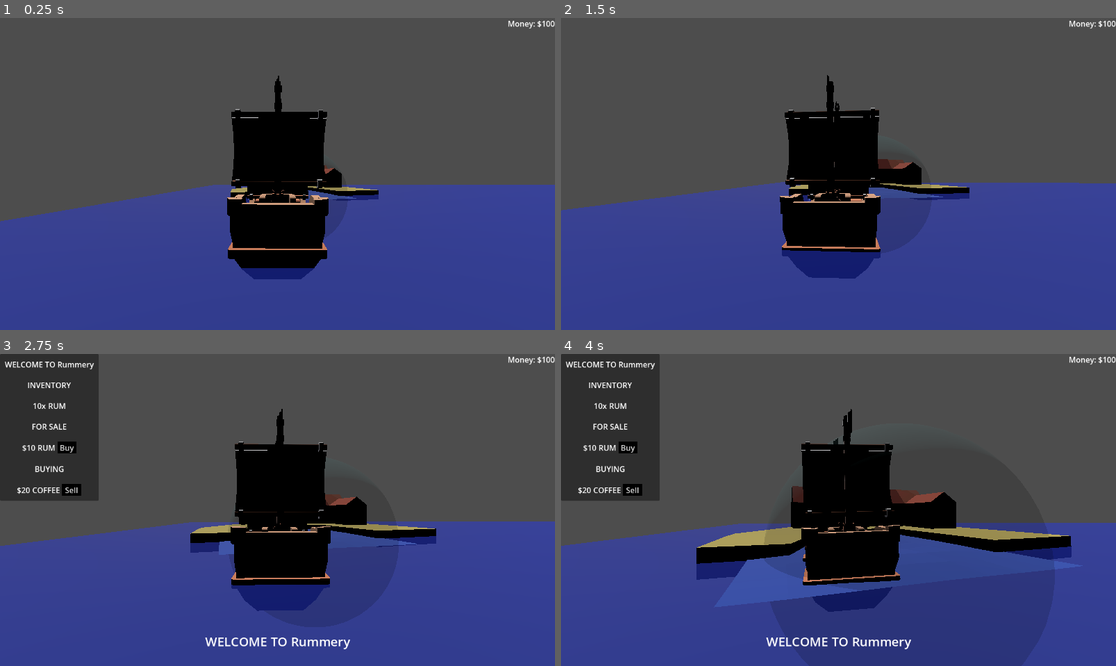
Above: before the commit, frames 1-4 (two rows, left to right).
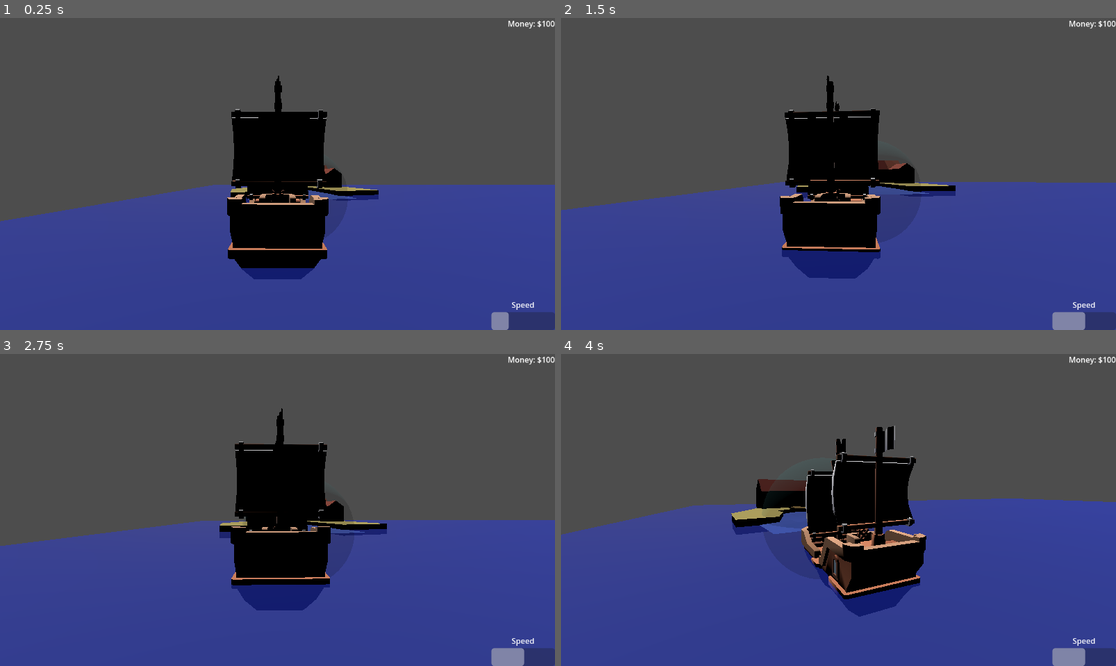
Above: after the commit, the same moments.

Repository: josephshell/UnnamedSailingGame
Game: Godot game, scene res://scenes/Main.tscn
Same seed, same stepped clock (60 frames per second), same inputs: the game is played once before the commit and once after it.
Inputs (mouse positions are in pixels of both pictures, inside the frame that each line leads up to):
- Up to frame 1 (0.25 s): no input
- Up to frame 2 (1.5 s): move the mouse to (866, 174) at 0.52 s; hold E (interact) 0.53-1.28 s; hold W (move_forward) from 0.53 s (still down); tap Space (jump) at 0.77 s; move the mouse to (810, 174) at 1.27 s; tap E (interact) at 1.35 s
- Up to frame 3 (2.75 s): keep holding W (move_forward); tap Space (jump) at 1.52 s; move the mouse to (288, 503) at 2.02 s; hold E (interact) from 2.03 s (still down)
- Up to frame 4 (4 s): move the mouse to (810, 572) at 2.77 s; release E (interact) at 2.78 s; tap E (interact) at 2.85 s; tap Space (jump) at 3.02, 3.77 s; move the mouse to (1005, 556) at 3.52 s; release W (move_forward) at 3.53 s; hold A (move_left) from 3.53 s (still down); hold E (interact) from 3.53 s (still down)

The runs differ from the first frame. In frame 1, 0.7% of the frame differs, in the area x 88-100%, y 91-100%; in frame 2, 1.6%; in frame 3, 11%; in frame 4, 25%, in the area x 0-100%, y 0-100%.

Commit message:
Added incremental speed system

Diff:
--- a/scenes/Main.tscn
+++ b/scenes/Main.tscn
@@ -30,9 +30,7 @@
 [node name="MovementComponent" type="Node" parent="." unique_id=2013110661]
 unique_name_in_owner = true
 script = ExtResource("4_rcedf")
-movement_force = 100.0
 turning_torque = 100.0
-max_speed = 15.0
 metadata/_custom_type_script = "uid://c1xlsw4e8yell"
 
 [node name="CameraController" type="Node" parent="." unique_id=1466040527 node_paths=PackedStringArray("character", "camera")]
@@ -134,7 +132,9 @@
 [node name="PlayerHud" parent="." unique_id=1893105796 instance=ExtResource("9_q8u5g")]
 unique_name_in_owner = true
 
+[connection signal="backwards_pressed" from="InputComponent" to="." method="_on_input_component_backwards_pressed"]
 [connection signal="exit_pressed" from="InputComponent" to="." method="_on_input_component_exit_pressed"]
+[connection signal="forwards_pressed" from="InputComponent" to="." method="_on_input_component_forwards_pressed"]
 [connection signal="interact_pressed" from="InputComponent" to="." method="_on_input_component_interact_pressed"]
 [connection signal="mouse_moved" from="InputComponent" to="." method="_on_input_component_mouse_moved"]
 [connection signal="movement_pressed" from="InputComponent" to="." method="_on_input_component_movement_pressed"]
--- a/scenes/boat/boat.tscn
+++ b/scenes/boat/boat.tscn
@@ -1,9 +1,9 @@
 [gd_scene format=3 uid="uid://b1qi60wyfkxxj"]
 
-[ext_resource type="Script" uid="uid://bf068gmbjqsqk" path="res://buoyancy/boat/boat.gd" id="1_51e06"]
-[ext_resource type="Script" uid="uid://duo4rg3igxprv" path="res://buoyancy/float/float_component.gd" id="2_8s4rw"]
-[ext_resource type="Script" uid="uid://ej7dgddrftdw" path="res://buoyancy/float/buoy.gd" id="3_fjqcs"]
-[ext_resource type="PackedScene" uid="uid://y06tx66edpwx" path="res://Assets/boat2/ship-large.fbx" id="4_1mvpx"]
+[ext_resource type="Script" uid="uid://bf068gmbjqsqk" path="res://scenes/boat/boat.gd" id="1_51e06"]
+[ext_resource type="Script" uid="uid://duo4rg3igxprv" path="res://scenes/float/float_component.gd" id="2_8s4rw"]
+[ext_resource type="Script" uid="uid://ej7dgddrftdw" path="res://scenes/float/buoy.gd" id="3_fjqcs"]
+[ext_resource type="PackedScene" uid="uid://y06tx66edpwx" path="res://Assets/boat/ship-large.fbx" id="4_1mvpx"]
 
 [sub_resource type="BoxShape3D" id="BoxShape3D_7boo4"]
 size = Vector3(8.72583, 1, 15.212761)
--- a/scenes/main.gd
+++ b/scenes/main.gd
@@ -23,6 +23,7 @@
 	Input.mouse_mode = Input.MOUSE_MODE_CAPTURED
 	movement_component.boat = boat
 	player_hud.set_player_inventory(player_trade_inventory)
+	player_hud.set_speed(movement_component.get_speed_mode())
 
 	for child in trading_post_container.get_children():
 		if child is TradingPost:
@@ -167,7 +168,7 @@
 #region InputComponent signals
 
 func _on_input_component_movement_pressed(direction: Vector2) -> void:
-	movement_component.on_movement_pressed(direction)
+	movement_component.on_turn_input(direction.x)
 
 func _on_input_component_mouse_moved(scaled_relative_movement: Vector2) -> void:
 	camera_controller.on_mouse_moved(scaled_relative_movement)
@@ -175,4 +176,12 @@
 func _on_input_component_exit_pressed():
 	get_tree().quit()
 
+func _on_input_component_forwards_pressed():
+	movement_component.increase_speed()
+	player_hud.set_speed(movement_component.get_speed_mode())
+
+func _on_input_component_backwards_pressed():
+	movement_component.decrease_speed()
+	player_hud.set_speed(movement_component.get_speed_mode())
+
 #endregion
--- a/scenes/player/movement_component.gd
+++ b/scenes/player/movement_component.gd
@@ -1,26 +1,79 @@
 class_name MovementComponent extends Node
 
-@export var movement_force: float = 20.0
 @export var turning_torque: float = 1.0
-@export var max_speed: float = 5.0
+@export var speed_reverse: float = 5.0
+@export var acceleration_reverse: float = 20.0
+@export var speed_low: float = 5.0
+@export var acceleration_low: float = 20.0
+@export var speed_medium: float = 8.0
+@export var acceleration_medium: float = 30.0
+@export var speed_fast: float = 13.0
+@export var acceleration_fast: float = 50.0
+
+var _speed_by_mode: Dictionary[SpeedMode, float] = {}
+var _acceleration_by_mode: Dictionary[SpeedMode, float] = {}
+
+var _speed_mode: SpeedMode = SpeedMode.NONE
 
 var boat: Boat
 
-func on_movement_pressed(direction: Vector2):
-	if not boat:
-		push_error("Not boat?")
-		return
+func _ready():
+	_speed_by_mode[SpeedMode.NONE] = 0.0
+	_speed_by_mode[SpeedMode.REVERSE] = speed_reverse
+	_speed_by_mode[SpeedMode.LOW] = speed_low
+	_speed_by_mode[SpeedMode.MEDIUM] = speed_medium
+	_speed_by_mode[SpeedMode.FAST] = speed_fast
+	_acceleration_by_mode[SpeedMode.NONE] = 0.0
+	_acceleration_by_mode[SpeedMode.REVERSE] = acceleration_reverse
+	_acceleration_by_mode[SpeedMode.LOW] = acceleration_low
+	_acceleration_by_mode[SpeedMode.MEDIUM] = acceleration_medium
+	_acceleration_by_mode[SpeedMode.FAST] = acceleration_fast
+
+
+func _physics_process(delta):
+	_handle_velocity()
+
+func increase_speed():
+	if _speed_mode != SpeedMode.FAST:
+		_speed_mode += 1
+
+func decrease_speed():
+	if _speed_mode != SpeedMode.REVERSE:
+		_speed_mode -= 1
+
+func get_speed_mode() -> SpeedMode:
+	return _speed_mode
+
+## TODO: Front of ship needs to be pointing along the -Z axis
+func _get_boat_forward_direction() -> Vector3:
+	return boat.global_basis * Vector3.FORWARD
+
+func _handle_velocity():
 	var boat_speed: float = boat.linear_velocity.length()
-	var forward_direction = boat.global_basis * Vector3.FORWARD
-	if direction.y != 0 and boat_speed <= max_speed:
-		boat.apply_central_force(forward_direction * direction.y * movement_force)
-	if direction.x != 0:
-		var linear_turn_capability = clampf(boat_speed / max_speed, 0.2, 1.0)
-		var dot_product = boat.linear_velocity.dot(forward_direction)
+	var forward_direction = _get_boat_forward_direction() ## TODO: This forward is +Z axis, which is backwards from standard
+	if boat_speed <= _speed_by_mode[_speed_mode]:
+		forward_direction = -forward_direction if not _speed_mode == SpeedMode.REVERSE else forward_direction
+		boat.apply_central_force(forward_direction * _acceleration_by_mode[_speed_mode] * boat.mass)
+
+func on_turn_input(turn_amount: float):
+	_handle_turning(turn_amount, boat.linear_velocity.length())
+
+func _handle_turning(turn_amount: float, boat_speed: float):
+	if turn_amount != 0:
+		var linear_turn_capability = clampf(boat_speed / _speed_by_mode[SpeedMode.FAST], 0.2, 1.0)
+		var dot_product = boat.linear_velocity.dot(_get_boat_forward_direction())
 		var is_moving_backwards = dot_product > 0.1
 		var torque_based_on_dir: float
 		if is_moving_backwards:
 			torque_based_on_dir = turning_torque
 		else:
 			torque_based_on_dir = -turning_torque
-		boat.apply_torque(Vector3(0, direction.x * torque_based_on_dir * linear_turn_capability, 0))
+		boat.apply_torque(Vector3(0, turn_amount * torque_based_on_dir * linear_turn_capability, 0))
+
+enum SpeedMode {
+	REVERSE,
+	NONE,
+	LOW,
+	MEDIUM,
+	FAST
+}
--- a/scenes/player/player_hud.gd
+++ b/scenes/player/player_hud.gd
@@ -3,11 +3,15 @@
 @onready var money: Label = %Money
 
 @onready var inventory_container: VBoxContainer = %InventoryContainer
+@onready var speed_bar = %SpeedBar
 
 func set_player_inventory(player_inventory: TradeInventory):
 	clear_hud()
 	set_money(player_inventory.money)
 	set_inventory(player_inventory.inventory)
+
+func set_speed(speed: int):
+	speed_bar.value = speed
 
 func clear_hud():
 	money.text = "$0"
--- a/scenes/player/player_hud.tscn
+++ b/scenes/player/player_hud.tscn
@@ -62,3 +62,27 @@
 [node name="ItemLabel" type="Label" parent="VBoxContainer/InventoryContainer/InventoryItemContainer3" unique_id=1468076672]
 layout_mode = 2
 text = "ExampleItem"
+
+[node name="SpeedContainer" type="VBoxContainer" parent="." unique_id=947678610]
+anchors_preset = 3
+anchor_left = 1.0
+anchor_top = 1.0
+anchor_right = 1.0
+anchor_bottom = 1.0
+offset_left = -132.0
+offset_top = -64.0
+grow_horizontal = 0
+grow_vertical = 0
+
+[node name="SpeedLabel" type="Label" parent="SpeedContainer" unique_id=576741458]
+layout_mode = 2
+text = "Speed"
+horizontal_alignment = 1
+
+[node name="SpeedBar" type="ProgressBar" parent="SpeedContainer" unique_id=1690288203]
+unique_name_in_owner = true
+layout_mode = 2
+size_flags_vertical = 3
+max_value = 4.0
+step = 1.0
+show_percentage = false
